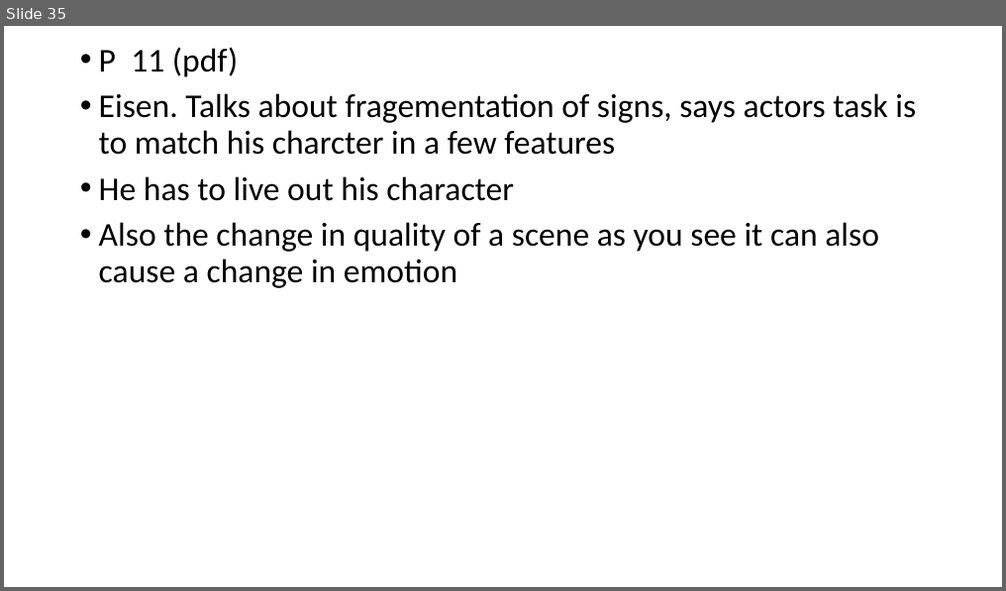
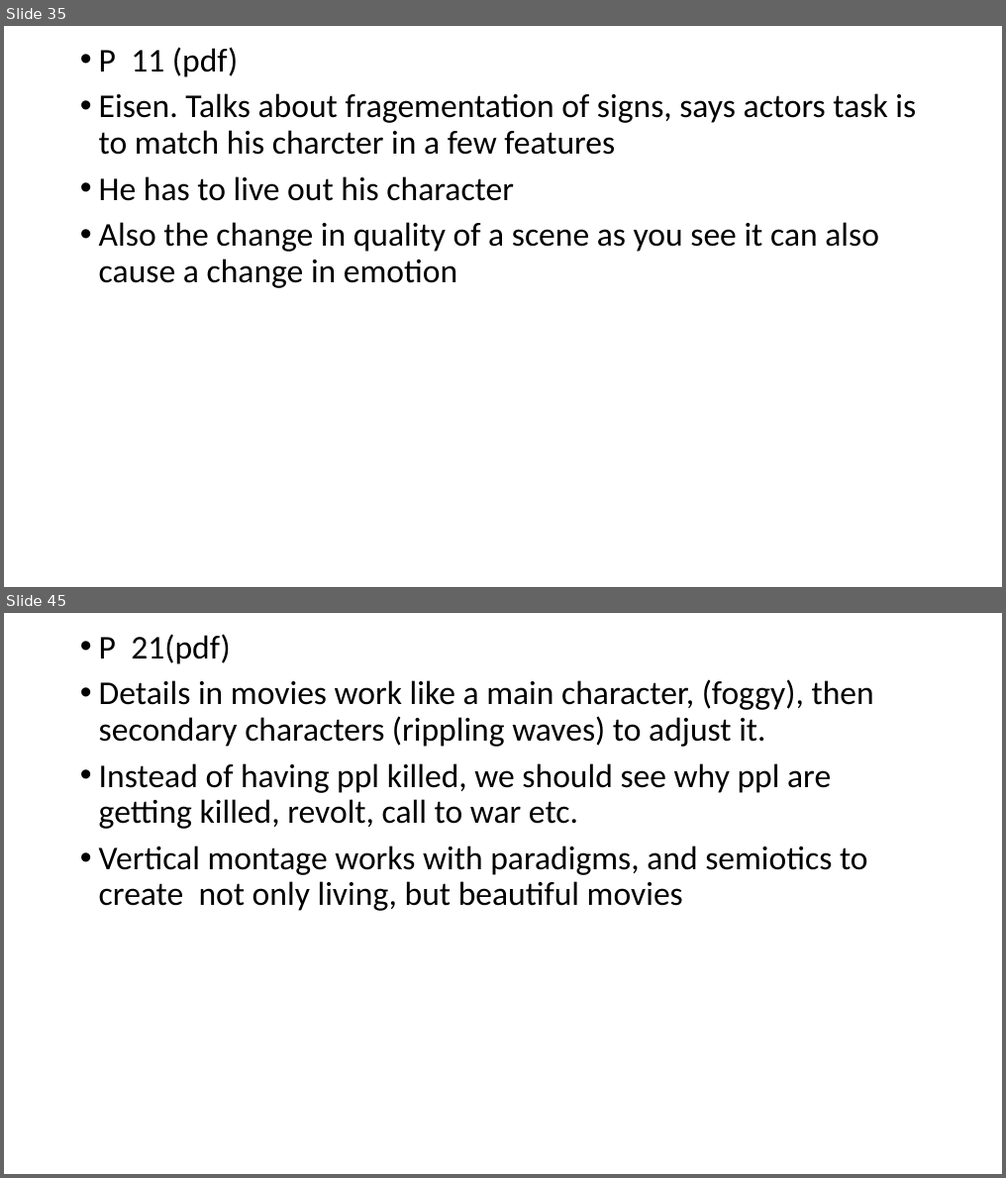
Before and after one commit to MichaelOdumosu57/Spring_2017, a slide deck: Spring 2017 Semester/Music or Arts/ARUS HW/6 ARUS HW/ARUS HW#6 notes.pptx. Shown one above the other, each under a label of ours: slide 35 before the commit, slides 35 and 45 after it; the slides between them are not shown. The pictures are 1006x591 and 1006x1178 pixels, drawn with LibreOffice and Linux fonts; fonts in the diff are those of the drawing. Boxes give left, top, right and bottom in pixels: in the first picture for what was removed or moved away, otherwise in the second. Text is boxed around its words. In the diff, an @@ line names an element or a change of style, - is before the commit and + after.

```diff
--- a/Spring 2017 Semester/Music or Arts/ARUS HW/6 ARUS HW/ARUS HW#6 notes.pptx
+++ b/Spring 2017 Semester/Music or Arts/ARUS HW/6 ARUS HW/ARUS HW#6 notes.pptx
@@ slide 45 added at (4,613,1002,1174), background #FFFFFF @@
@@ text added at (99,634,874,911), 32 pt, text #000000 @@
+• P 21(pdf)
+• Details in movies work like a main character, (foggy), then secondary characters (rippling waves) to adjust it.
+• Instead of having ppl killed, we should see why ppl are getting killed, revolt, call to war etc.
+• Vertical montage works with paradigms, and semiotics to create not only living, but beautiful movies
```
Also in this commit, not shown: 2 slides changed, 18 other slides added, 17 other files.
